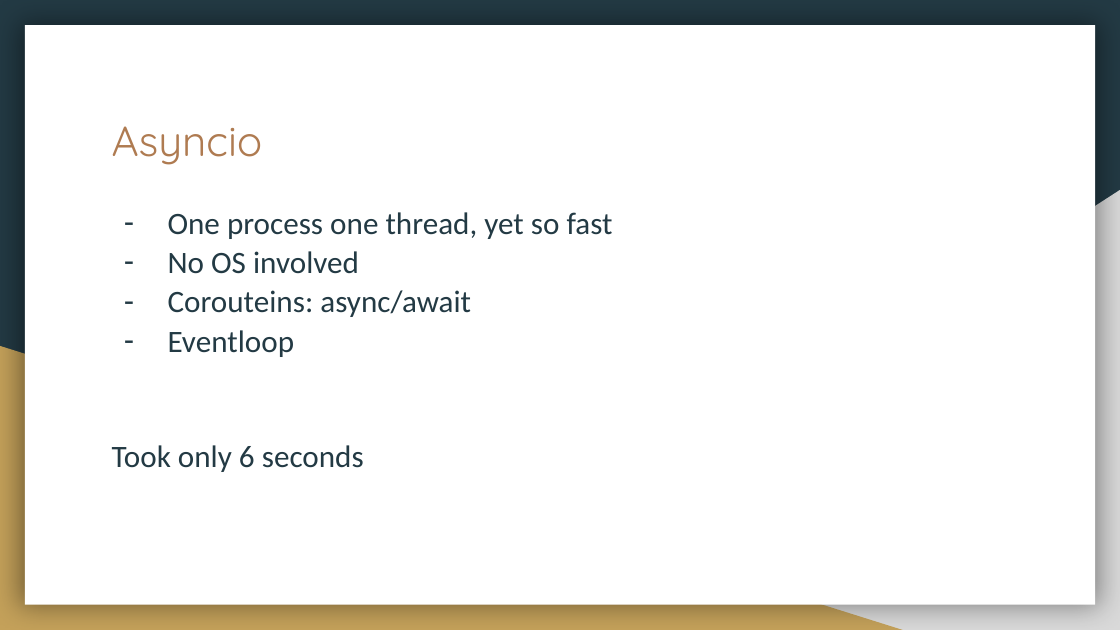
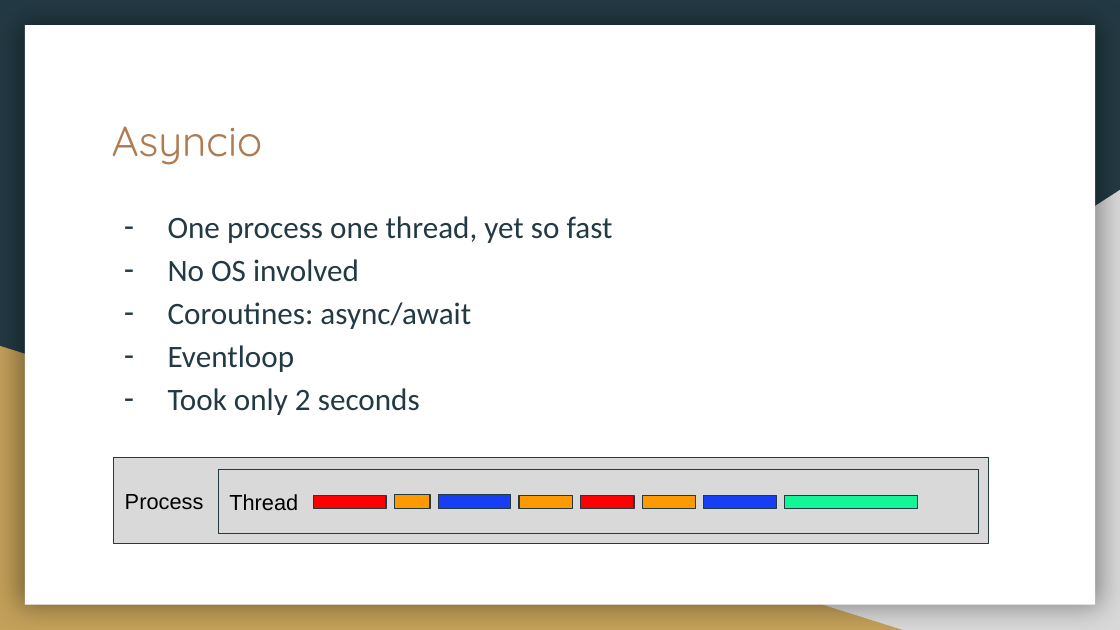
Before and after one commit to dishantsethi/pyconde-2023, a slide deck: slide 7 of Async python.pptx. Drawn at 1120x630 pixels with LibreOffice and Linux fonts; fonts in the diff are those of the drawing. Boxes give left, top, right and bottom in pixels: in the first picture for what was removed or moved away, otherwise in the second. Text is boxed around its words. In the diff, an @@ line names an element or a change of style, - is before the commit and + after.

Commit message:
Update pptx

```diff
--- a/Async python.pptx
+++ b/Async python.pptx
@@ text at bbox=[168, 216, 613, 372]: line spacing 1.05 to 1.15 @@
@@ text at bbox=[168, 302, 471, 329]: text changed @@
-– Corouteins: async/await
+– Coroutines: async/await
@@ text at bbox=[168, 388, 420, 415]: text changed @@
-Took only 6 seconds
+– Took only 2 seconds
@@ rectangle added at bbox=[113, 457, 989, 543], fill #D9D9D9, outline #233A44 0.75 pt, 14 pt, text #000000 @@
+Process
@@ rectangle added at bbox=[218, 469, 979, 533], fill #D9D9D9, outline #233A44 0.75 pt, 14 pt, text #000000 @@
+Thread
@@ rectangle added at bbox=[314, 495, 386, 508], fill #FF0000, outline #233A44 0.75 pt @@
@@ rectangle added at bbox=[394, 495, 430, 508], fill #FF9900, outline #233A44 0.75 pt @@
@@ rectangle added at bbox=[438, 495, 511, 508], fill #163EF5, outline #233A44 0.75 pt @@
@@ rectangle added at bbox=[519, 495, 572, 508], fill #FF9900, outline #233A44 0.75 pt @@
@@ rectangle added at bbox=[580, 495, 634, 508], fill #FF0000, outline #233A44 0.75 pt @@
@@ rectangle added at bbox=[642, 495, 696, 508], fill #FF9900, outline #233A44 0.75 pt @@
@@ rectangle added at bbox=[703, 495, 776, 508], fill #163EF5, outline #233A44 0.75 pt @@
@@ rectangle added at bbox=[784, 495, 917, 508], fill #14F597, outline #233A44 0.75 pt @@
```
Also in this commit, not shown: 3 other slides changed, 6 other files.
